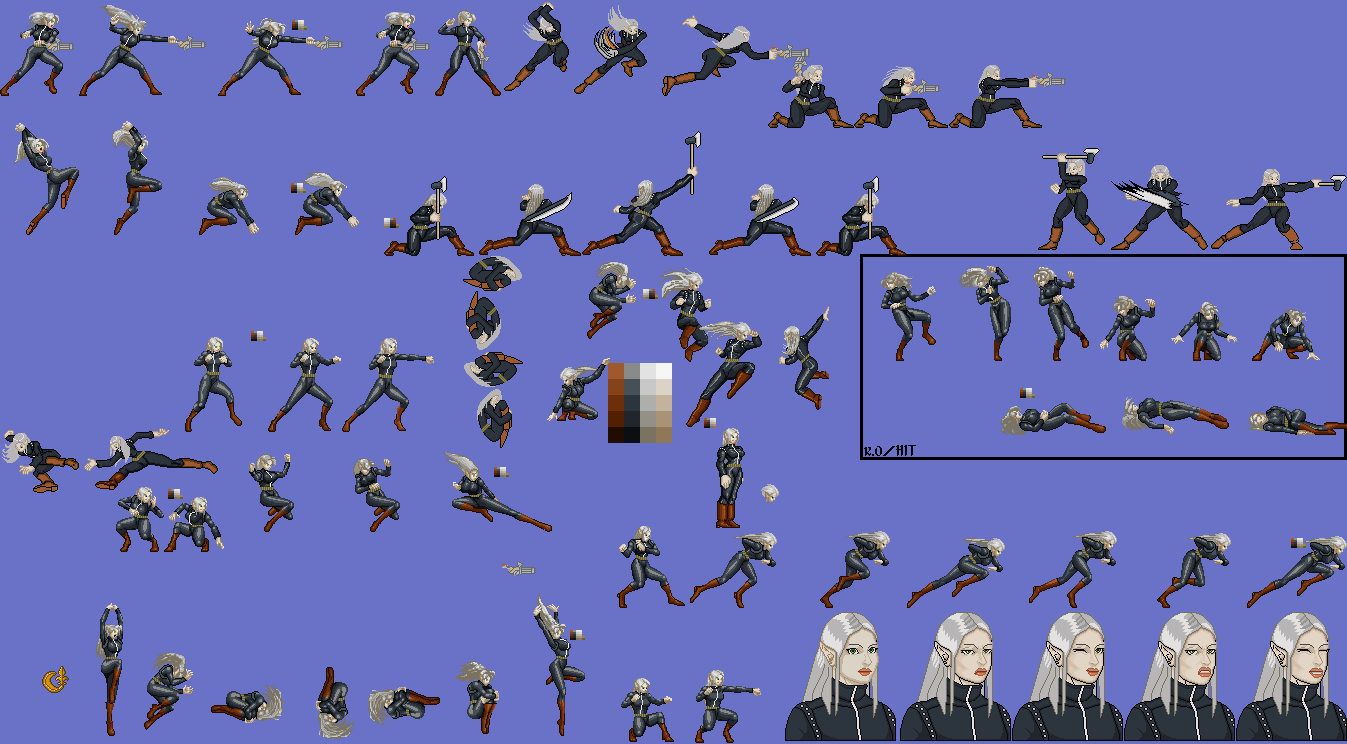
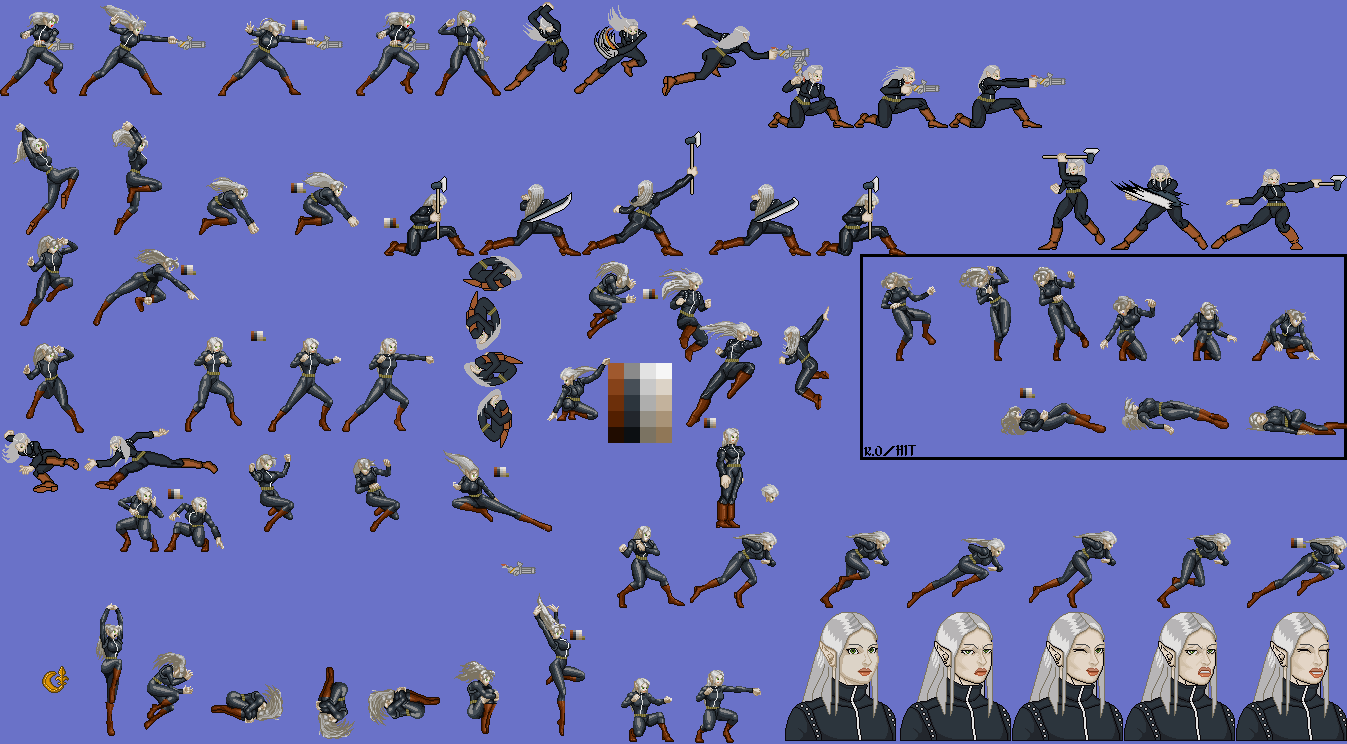
Layered file, before and after one edit (1347 × 744). Changes by layer:
painted on "Pintar camada 1" (6th of 12, in "Desarmado") over (68, 240, 199, 433)
painted on "Pintar camada 1" (8th of 12, in "Desarmado") over (20, 235, 199, 433)
added layer "Pintar camada 1" (11th of 12) above "Pintar camada 1" over (20, 235, 199, 433)
painted on "Pintar camada 4" over (20, 235, 199, 433)
painted on "Copiar de Mork face" (1st of 4, in "Faces dos dialogos") over (108, 249, 199, 312)
painted on "Copiar de Mork face" (3rd of 4, in "Faces dos dialogos") over (20, 235, 199, 433)
painted on "Copiar de Mork face" (4th of 4, in "Faces dos dialogos") over (172, 257, 199, 300)
painted on "Background" over (20, 235, 199, 433)
